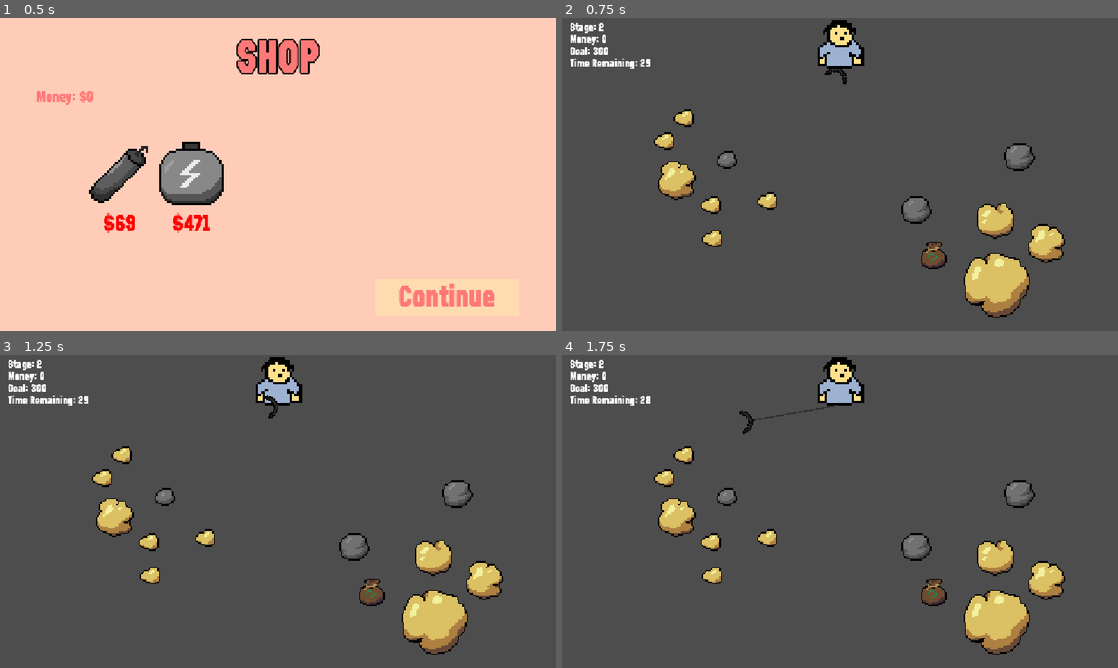
Above: before the commit, frames 1-4 (two rows, left to right).
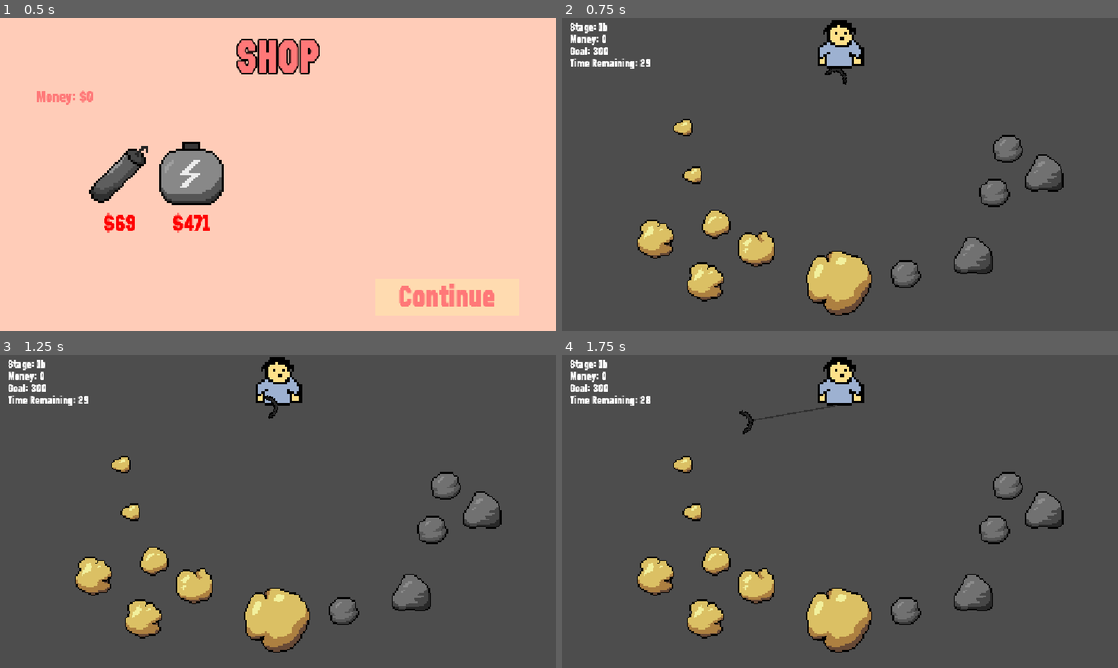
Above: after the commit, the same moments.

Repository: cindyschen/Gold-Miner-Version-Cyn
Game: Godot game, scene res://scenes/shop.tscn
The game is run twice, just before and just after one commit, with the same random seed, the same clock (stepped at 60 frames per second) and the same inputs. This scene is started directly instead of the project's main scene.
Inputs:
- Up to frame 1 (0.5 s): no input
- Up to frame 2 (0.75 s): click "Continue" at 0.5 s
- Up to frame 3 (1.25 s): no input
- Up to frame 4 (1.75 s): tap Enter at 1.25 s; tap S (drop_claw) at 1.35 s

Frame 1 is identical in both runs. In frame 2, 11% of the frame differs, in the area x 6-91%, y 1-96%; in frame 3, 11%; in frame 4, 11%.

Commit message:
stage variants support

Diff:
--- a/scenes/stage_1.tscn
+++ /dev/null
@@ -1,133 +0,0 @@
-[gd_scene format=3 uid="uid://613g3k1tuebk"]
-
-[ext_resource type="Script" uid="uid://h30topmttrnc" path="res://scripts/stage.gd" id="1_k3p0l"]
-[ext_resource type="PackedScene" uid="uid://kv0rqte28qkt" path="res://scenes/player.tscn" id="2_ilkkl"]
-[ext_resource type="PackedScene" uid="uid://ctfyjy061ool" path="res://scenes/claw.tscn" id="3_kiwqh"]
-[ext_resource type="PackedScene" uid="uid://bkslawutkk48" path="res://scenes/objects/gold.tscn" id="4_s6chy"]
-[ext_resource type="PackedScene" uid="uid://cttvt45eq8t20" path="res://scenes/objects/smallgold.tscn" id="5_hfdmh"]
-[ext_resource type="PackedScene" uid="uid://cqr6s2ng4ivi4" path="res://scenes/objects/biggold.tscn" id="5_k3p0l"]
-[ext_resource type="PackedScene" uid="uid://botblmta3vhof" path="res://scenes/objects/biggoldii.tscn" id="6_ilkkl"]
-[ext_resource type="PackedScene" uid="uid://21xw4mhf2kd" path="res://scenes/objects/rock.tscn" id="6_ybch3"]
-[ext_resource type="PackedScene" uid="uid://c8lyxo4oc1np1" path="res://scenes/objects/bigrock.tscn" id="7_ilkkl"]
-[ext_resource type="FontFile" uid="uid://co840at5ck4b2" path="res://assets/fonts/Refuel Eb Cond.otf" id="8_ylsql"]
-[ext_resource type="PackedScene" uid="uid://dwak76m1bp6gm" path="res://scenes/screens/pause_menu.tscn" id="9_2tptg"]
-[ext_resource type="PackedScene" uid="uid://cbf504jokb3hu" path="res://scenes/objects/giant_gold.tscn" id="10_kiwqh"]
-[ext_resource type="PackedScene" uid="uid://cqpiyhf2x6lj1" path="res://scenes/screens/lost_screen.tscn" id="11_hech3"]
-[ext_resource type="PackedScene" uid="uid://chqawjpjc5bji" path="res://scenes/screens/win_screen.tscn" id="12_jm8fe"]
-[ext_resource type="PackedScene" uid="uid://43t2cabbk8nt" path="res://scenes/dynamite_ui.tscn" id="15_s6chy"]
-
-[node name="stage1" type="Node2D" unique_id=41017793]
-script = ExtResource("1_k3p0l")
-
-[node name="Camera2D" type="Camera2D" parent="." unique_id=321520134]
-
-[node name="Player" parent="." unique_id=513096976 instance=ExtResource("2_ilkkl")]
-position = Vector2(-1, -269)
-
-[node name="claw" parent="." unique_id=1343461891 instance=ExtResource("3_kiwqh")]
-position = Vector2(2, -221)
-
-[node name="Timer" type="Timer" parent="." unique_id=1784494850]
-wait_time = 30.0
-one_shot = true
-
-[node name="Objects" type="Node2D" parent="." unique_id=898619204]
-
-[node name="gold" parent="Objects" unique_id=902899429 instance=ExtResource("4_s6chy")]
-position = Vector2(-256, 103)
-
-[node name="biggold" parent="Objects" unique_id=1789849383 instance=ExtResource("5_k3p0l")]
-position = Vector2(-279, 224)
-
-[node name="biggold3" parent="Objects" unique_id=2044267571 instance=ExtResource("6_ilkkl")]
-position = Vector2(-173, 153)
-
-[node name="biggold2" parent="Objects" unique_id=436064378 instance=ExtResource("5_k3p0l")]
-position = Vector2(-381.99997, 135.99998)
-
-[node name="smallGold" parent="Objects" unique_id=2146324579 instance=ExtResource("5_hfdmh")]
-position = Vector2(-323, -97)
-
-[node name="smallGold2" parent="Objects" unique_id=1215789616 instance=ExtResource("5_hfdmh")]
-position = Vector2(-303, 0.9999981)
-
-[node name="bigrock" parent="Objects" unique_id=477113559 instance=ExtResource("7_ilkkl")]
-position = Vector2(422, -2.999998)
-
-[node name="bigrock2" parent="Objects" unique_id=236354149 instance=ExtResource("7_ilkkl")]
-position = Vector2(275, 168)
-
-[node name="rock" parent="Objects" unique_id=1751139347 instance=ExtResource("6_ybch3")]
-position = Vector2(347, -54)
-
-[node name="rock2" parent="Objects" unique_id=637794298 instance=ExtResource("6_ybch3")]
-position = Vector2(135.00003, 205)
-
-[node name="rock3" parent="Objects" unique_id=2062430323 instance=ExtResource("6_ybch3")]
-position = Vector2(319, 37.000004)
-
-[node name="giantGold" parent="Objects" unique_id=877602950 instance=ExtResource("10_kiwqh")]
-position = Vector2(-2, 224)
-scale = Vector2(0.9999999, 0.9999999)
-
-[node name="Labels" type="Node2D" parent="." unique_id=1669983485]
-
-[node name="StageLabel" type="Label" parent="Labels" unique_id=387500509]
-offset_left = -560.0
-offset_top = -320.0
-offset_right = -360.0
-offset_bottom = -290.0
-theme_override_fonts/font = ExtResource("8_ylsql")
-theme_override_font_sizes/font_size = 24
-text = "Stage: 1"
-
-[node name="ScoreLabel" type="Label" parent="Labels" unique_id=998079577]
-offset_left = -560.0
-offset_top = -295.0
-offset_right = -360.0
-offset_bottom = -265.0
-theme_override_fonts/font = ExtResource("8_ylsql")
-theme_override_font_sizes/font_size = 24
-text = "Score: x"
-
-[node name="TimerLabel" type="Label" parent="Labels" unique_id=1035254522]
-offset_left = -560.0
-offset_top = -245.0
-offset_right = -360.0
-offset_bottom = -215.0
-theme_override_fonts/font = ExtResource("8_ylsql")
-theme_override_font_sizes/font_size = 24
-text = "Time Remaining: x"
-
-[node name="GoalLabel" type="Label" parent="Labels" unique_id=454247257]
-offset_left = -560.0
-offset_top = -270.0
-offset_right = -360.0
-offset_bottom = -240.0
-theme_override_fonts/font = ExtResource("8_ylsql")
-theme_override_font_sizes/font_size = 24
-text = "Goal: x"
-
-[node name="DynamiteUI" parent="." unique_id=1976093421 instance=ExtResource("15_s6chy")]
-z_index = -1
-anchors_preset = 10
-anchor_bottom = 0.0
-offset_left = 70.0
-offset_top = -270.0
-offset_right = 70.0
-offset_bottom = -270.0
-grow_vertical = 1
-
-[node name="PauseMenu" parent="." unique_id=1244187670 instance=ExtResource("9_2tptg")]
-visible = false
-
-[node name="LostScreen" parent="." unique_id=726103261 instance=ExtResource("11_hech3")]
-visible = false
-
-[node name="WinScreen" parent="." unique_id=983766163 instance=ExtResource("12_jm8fe")]
-visible = false
-
-[node name="Dynamite" type="Node2D" parent="." unique_id=882310191]
-position = Vector2(100, -270)
-
-[connection signal="timeout" from="Timer" to="." method="_on_timer_timeout"]
--- /dev/null
+++ b/scenes/stage_1a.tscn
@@ -0,0 +1,133 @@
+[gd_scene format=3 uid="uid://613g3k1tuebk"]
+
+[ext_resource type="Script" uid="uid://h30topmttrnc" path="res://scripts/stage.gd" id="1_jacyh"]
+[ext_resource type="PackedScene" uid="uid://kv0rqte28qkt" path="res://scenes/player.tscn" id="2_2gxf4"]
+[ext_resource type="PackedScene" uid="uid://ctfyjy061ool" path="res://scenes/claw.tscn" id="3_gdl6f"]
+[ext_resource type="PackedScene" uid="uid://bkslawutkk48" path="res://scenes/objects/gold.tscn" id="4_mmpjy"]
+[ext_resource type="PackedScene" uid="uid://cqr6s2ng4ivi4" path="res://scenes/objects/biggold.tscn" id="5_awd1g"]
+[ext_resource type="PackedScene" uid="uid://botblmta3vhof" path="res://scenes/objects/biggoldii.tscn" id="6_ll2by"]
+[ext_resource type="PackedScene" uid="uid://cttvt45eq8t20" path="res://scenes/objects/smallgold.tscn" id="7_pkatc"]
+[ext_resource type="PackedScene" uid="uid://c8lyxo4oc1np1" path="res://scenes/objects/bigrock.tscn" id="8_gujos"]
+[ext_resource type="PackedScene" uid="uid://21xw4mhf2kd" path="res://scenes/objects/rock.tscn" id="9_mn6xo"]
+[ext_resource type="PackedScene" uid="uid://cbf504jokb3hu" path="res://scenes/objects/giant_gold.tscn" id="10_gosmr"]
+[ext_resource type="FontFile" uid="uid://co840at5ck4b2" path="res://assets/fonts/Refuel Eb Cond.otf" id="11_qoaxa"]
+[ext_resource type="PackedScene" uid="uid://43t2cabbk8nt" path="res://scenes/dynamite_ui.tscn" id="12_6endb"]
+[ext_resource type="PackedScene" uid="uid://dwak76m1bp6gm" path="res://scenes/screens/pause_menu.tscn" id="13_jv0sy"]
+[ext_resource type="PackedScene" uid="uid://cqpiyhf2x6lj1" path="res://scenes/screens/lost_screen.tscn" id="14_571i1"]
+[ext_resource type="PackedScene" uid="uid://chqawjpjc5bji" path="res://scenes/screens/win_screen.tscn" id="15_e4xs3"]
+
+[node name="stage1a" type="Node2D" unique_id=41017793]
+script = ExtResource("1_jacyh")
+
+[node name="Camera2D" type="Camera2D" parent="." unique_id=321520134]
+
+[node name="Player" parent="." unique_id=513096976 instance=ExtResource("2_2gxf4")]
+position = Vector2(-1, -269)
+
+[node name="claw" parent="." unique_id=1343461891 instance=ExtResource("3_gdl6f")]
+position = Vector2(2, -221)
+
+[node name="Timer" type="Timer" parent="." unique_id=1784494850]
+wait_time = 30.0
+one_shot = true
+
+[node name="Objects" type="Node2D" parent="." unique_id=898619204]
+
+[node name="gold" parent="Objects" unique_id=902899429 instance=ExtResource("4_mmpjy")]
+position = Vector2(-256, 103)
+
+[node name="biggold" parent="Objects" unique_id=1789849383 instance=ExtResource("5_awd1g")]
+position = Vector2(-279, 224)
+
+[node name="biggold3" parent="Objects" unique_id=2044267571 instance=ExtResource("6_ll2by")]
+position = Vector2(-173, 153)
+
+[node name="biggold2" parent="Objects" unique_id=436064378 instance=ExtResource("5_awd1g")]
+position = Vector2(-381.99997, 135.99998)
+
+[node name="smallGold" parent="Objects" unique_id=2146324579 instance=ExtResource("7_pkatc")]
+position = Vector2(-323, -97)
+
+[node name="smallGold2" parent="Objects" unique_id=1215789616 instance=ExtResource("7_pkatc")]
+position = Vector2(-303, 0.9999981)
+
+[node name="bigrock" parent="Objects" unique_id=477113559 instance=ExtResource("8_gujos")]
+position = Vector2(422, -2.999998)
+
+[node name="bigrock2" parent="Objects" unique_id=236354149 instance=ExtResource("8_gujos")]
+position = Vector2(275, 168)
+
+[node name="rock" parent="Objects" unique_id=1751139347 instance=ExtResource("9_mn6xo")]
+position = Vector2(347, -54)
+
+[node name="rock2" parent="Objects" unique_id=637794298 instance=ExtResource("9_mn6xo")]
+position = Vector2(135.00003, 205)
+
+[node name="rock3" parent="Objects" unique_id=2062430323 instance=ExtResource("9_mn6xo")]
+position = Vector2(319, 37.000004)
+
+[node name="giantGold" parent="Objects" unique_id=877602950 instance=ExtResource("10_gosmr")]
+position = Vector2(-2, 224)
+scale = Vector2(0.9999999, 0.9999999)
+
+[node name="Labels" type="Node2D" parent="." unique_id=1669983485]
+
+[node name="StageLabel" type="Label" parent="Labels" unique_id=387500509]
+offset_left = -560.0
+offset_top = -320.0
+offset_right = -360.0
+offset_bottom = -290.0
+theme_override_fonts/font = ExtResource("11_qoaxa")
+theme_override_font_sizes/font_size = 24
+text = "Stage: 1"
+
+[node name="ScoreLabel" type="Label" parent="Labels" unique_id=998079577]
+offset_left = -560.0
+offset_top = -295.0
+offset_right = -360.0
+offset_bottom = -265.0
+theme_override_fonts/font = ExtResource("11_qoaxa")
+theme_override_font_sizes/font_size = 24
+text = "Score: x"
+
+[node name="TimerLabel" type="Label" parent="Labels" unique_id=1035254522]
+offset_left = -560.0
+offset_top = -245.0
+offset_right = -360.0
+offset_bottom = -215.0
+theme_override_fonts/font = ExtResource("11_qoaxa")
+theme_override_font_sizes/font_size = 24
+text = "Time Remaining: x"
+
+[node name="GoalLabel" type="Label" parent="Labels" unique_id=454247257]
+offset_left = -560.0
+offset_top = -270.0
+offset_right = -360.0
+offset_bottom = -240.0
+theme_override_fonts/font = ExtResource("11_qoaxa")
+theme_override_font_sizes/font_size = 24
+text = "Goal: x"
+
+[node name="DynamiteUI" parent="." unique_id=1976093421 instance=ExtResource("12_6endb")]
+z_index = -1
+anchors_preset = 10
+anchor_bottom = 0.0
+offset_left = 70.0
+offset_top = -270.0
+offset_right = 70.0
+offset_bottom = -270.0
+grow_vertical = 1
+
+[node name="PauseMenu" parent="." unique_id=1244187670 instance=ExtResource("13_jv0sy")]
+visible = false
+
+[node name="LostScreen" parent="." unique_id=726103261 instance=ExtResource("14_571i1")]
+visible = false
+
+[node name="WinScreen" parent="." unique_id=983766163 instance=ExtResource("15_e4xs3")]
+visible = false
+
+[node name="Dynamite" type="Node2D" parent="." unique_id=882310191]
+position = Vector2(100, -270)
+
+[connection signal="timeout" from="Timer" to="." method="_on_timer_timeout"]
--- /dev/null
+++ b/scenes/stage_1b.tscn
@@ -0,0 +1,133 @@
+[gd_scene format=3 uid="uid://cvr2tbnlkf5wj"]
+
+[ext_resource type="Script" uid="uid://h30topmttrnc" path="res://scripts/stage.gd" id="1_4qq3h"]
+[ext_resource type="PackedScene" uid="uid://kv0rqte28qkt" path="res://scenes/player.tscn" id="2_6f4b3"]
+[ext_resource type="PackedScene" uid="uid://ctfyjy061ool" path="res://scenes/claw.tscn" id="3_3b5vx"]
+[ext_resource type="PackedScene" uid="uid://bkslawutkk48" path="res://scenes/objects/gold.tscn" id="4_6q1wn"]
+[ext_resource type="PackedScene" uid="uid://cqr6s2ng4ivi4" path="res://scenes/objects/biggold.tscn" id="5_xas6n"]
+[ext_resource type="PackedScene" uid="uid://botblmta3vhof" path="res://scenes/objects/biggoldii.tscn" id="6_gsnjb"]
+[ext_resource type="PackedScene" uid="uid://cttvt45eq8t20" path="res://scenes/objects/smallgold.tscn" id="7_wy4ti"]
+[ext_resource type="PackedScene" uid="uid://c8lyxo4oc1np1" path="res://scenes/objects/bigrock.tscn" id="8_3codq"]
+[ext_resource type="PackedScene" uid="uid://21xw4mhf2kd" path="res://scenes/objects/rock.tscn" id="9_agrde"]
+[ext_resource type="PackedScene" uid="uid://cbf504jokb3hu" path="res://scenes/objects/giant_gold.tscn" id="10_hep3o"]
+[ext_resource type="FontFile" uid="uid://co840at5ck4b2" path="res://assets/fonts/Refuel Eb Cond.otf" id="11_jlf21"]
+[ext_resource type="PackedScene" uid="uid://43t2cabbk8nt" path="res://scenes/dynamite_ui.tscn" id="12_0g43o"]
+[ext_resource type="PackedScene" uid="uid://dwak76m1bp6gm" path="res://scenes/screens/pause_menu.tscn" id="13_1278y"]
+[ext_resource type="PackedScene" uid="uid://cqpiyhf2x6lj1" path="res://scenes/screens/lost_screen.tscn" id="14_8ljhg"]
+[ext_resource type="PackedScene" uid="uid://chqawjpjc5bji" path="res://scenes/screens/win_screen.tscn" id="15_qrewe"]
+
+[node name="stage1b" type="Node2D" unique_id=41017793]
+script = ExtResource("1_4qq3h")
+
+[node name="Camera2D" type="Camera2D" parent="." unique_id=321520134]
+
+[node name="Player" parent="." unique_id=513096976 instance=ExtResource("2_6f4b3")]
+position = Vector2(-1, -269)
+
+[node name="claw" parent="." unique_id=1343461891 instance=ExtResource("3_3b5vx")]
+position = Vector2(2, -221)
+
+[node name="Timer" type="Timer" parent="." unique_id=1784494850]
+wait_time = 30.0
+one_shot = true
+
+[node name="Objects" type="Node2D" parent="." unique_id=898619204]
+
+[node name="gold" parent="Objects" unique_id=902899429 instance=ExtResource("4_6q1wn")]
+position = Vector2(-256, 103)
+
+[node name="biggold" parent="Objects" unique_id=1789849383 instance=ExtResource("5_xas6n")]
+position = Vector2(-279, 224)
+
+[node name="biggold3" parent="Objects" unique_id=2044267571 instance=ExtResource("6_gsnjb")]
+position = Vector2(-173, 153)
+
+[node name="biggold2" parent="Objects" unique_id=436064378 instance=ExtResource("5_xas6n")]
+position = Vector2(-381.99997, 135.99998)
+
+[node name="smallGold" parent="Objects" unique_id=2146324579 instance=ExtResource("7_wy4ti")]
+position = Vector2(-323, -97)
+
+[node name="smallGold2" parent="Objects" unique_id=1215789616 instance=ExtResource("7_wy4ti")]
+position = Vector2(-303, 0.9999981)
+
+[node name="bigrock" parent="Objects" unique_id=477113559 instance=ExtResource("8_3codq")]
+position = Vector2(422, -2.999998)
+
+[node name="bigrock2" parent="Objects" unique_id=236354149 instance=ExtResource("8_3codq")]
+position = Vector2(275, 168)
+
+[node name="rock" parent="Objects" unique_id=1751139347 instance=ExtResource("9_agrde")]
+position = Vector2(347, -54)
+
+[node name="rock2" parent="Objects" unique_id=637794298 instance=ExtResource("9_agrde")]
+position = Vector2(135.00003, 205)
+
+[node name="rock3" parent="Objects" unique_id=2062430323 instance=ExtResource("9_agrde")]
+position = Vector2(319, 37.000004)
+
+[node name="giantGold" parent="Objects" unique_id=877602950 instance=ExtResource("10_hep3o")]
+position = Vector2(-2, 224)
+scale = Vector2(0.9999999, 0.9999999)
+
+[node name="Labels" type="Node2D" parent="." unique_id=1669983485]
+
+[node name="StageLabel" type="Label" parent="Labels" unique_id=387500509]
+offset_left = -560.0
+offset_top = -320.0
+offset_right = -360.0
+offset_bottom = -290.0
+theme_override_fonts/font = ExtResource("11_jlf21")
+theme_override_font_sizes/font_size = 24
+text = "Stage: 1b"
+
+[node name="ScoreLabel" type="Label" parent="Labels" unique_id=998079577]
+offset_left = -560.0
+offset_top = -295.0
+offset_right = -360.0
+offset_bottom = -265.0
+theme_override_fonts/font = ExtResource("11_jlf21")
+theme_override_font_sizes/font_size = 24
+text = "Score: x"
+
+[node name="TimerLabel" type="Label" parent="Labels" unique_id=1035254522]
+offset_left = -560.0
+offset_top = -245.0
+offset_right = -360.0
+offset_bottom = -215.0
+theme_override_fonts/font = ExtResource("11_jlf21")
+theme_override_font_sizes/font_size = 24
+text = "Time Remaining: x"
+
+[node name="GoalLabel" type="Label" parent="Labels" unique_id=454247257]
+offset_left = -560.0
+offset_top = -270.0
+offset_right = -360.0
+offset_bottom = -240.0
+theme_override_fonts/font = ExtResource("11_jlf21")
+theme_override_font_sizes/font_size = 24
+text = "Goal: x"
+
+[node name="DynamiteUI" parent="." unique_id=1976093421 instance=ExtResource("12_0g43o")]
+z_index = -1
+anchors_preset = 10
+anchor_bottom = 0.0
+offset_left = 70.0
+offset_top = -270.0
+offset_right = 70.0
+offset_bottom = -270.0
+grow_vertical = 1
+
+[node name="PauseMenu" parent="." unique_id=1244187670 instance=ExtResource("13_1278y")]
+visible = false
+
+[node name="LostScreen" parent="." unique_id=726103261 instance=ExtResource("14_8ljhg")]
+visible = false
+
+[node name="WinScreen" parent="." unique_id=983766163 instance=ExtResource("15_qrewe")]
+visible = false
+
+[node name="Dynamite" type="Node2D" parent="." unique_id=882310191]
+position = Vector2(100, -270)
+
+[connection signal="timeout" from="Timer" to="." method="_on_timer_timeout"]
--- a/scripts/game_manager.gd
+++ b/scripts/game_manager.gd
@@ -6,12 +6,30 @@
 var goals = [300,1000,2000,3000]
 var stage = 0
 var dynamite = 0
-var next_stage: String = "res://scenes/stage_2.tscn"
 var strength = 1
 var time = 30
 
+var stage_variants = {
+	0:[
+		"res://scenes/stage_1a.tscn",
+		"res://scenes/stage_1b.tscn"
+	],
+	1:[
+		"res://scenes/stage_2.tscn"
+	],
+	2:[
+		"res://scenes/stage_3.tscn"
+	],
+	3:[
+		"res://scenes/stage_4.tscn"
+	]
+}
+
 signal dynamite_changed()
 signal money_changed
+
+func next_stage():
+	get_tree().change_scene_to_file(stage_variants[stage].pick_random())
 
 func add_points(points: int):
 	score += points
--- a/scripts/main_menu.gd
+++ b/scripts/main_menu.gd
@@ -2,7 +2,7 @@
 
 
 func _on_button_pressed() -> void:
-	get_tree().change_scene_to_file("res://scenes/stage_1.tscn")
+	GameManager.next_stage()
 
 func _on_quit_button_pressed() -> void:
 	get_tree().quit()
--- a/scripts/shop.gd
+++ b/scripts/shop.gd
@@ -28,4 +28,4 @@
 
 func _on_continue_button_pressed() -> void:
 	get_tree().paused = false
-	get_tree().change_scene_to_file(GameManager.next_stage)
+	GameManager.next_stage()
--- a/scripts/win_screen.gd
+++ b/scripts/win_screen.gd
@@ -1,6 +1,4 @@
 extends Control
-
-@export var next_stage: String = "res://scenes/stage_2.tscn"
 
 # Called when the node enters the scene tree for the first time.
 func _ready() -> void:
@@ -8,7 +6,6 @@
 
 func _on_continue_button_pressed() -> void:
 	get_tree().paused = false
-	GameManager.next_stage = next_stage
 	get_tree().change_scene_to_file("res://scenes/shop.tscn")
 
 func _on_restart_button_pressed() -> void:
